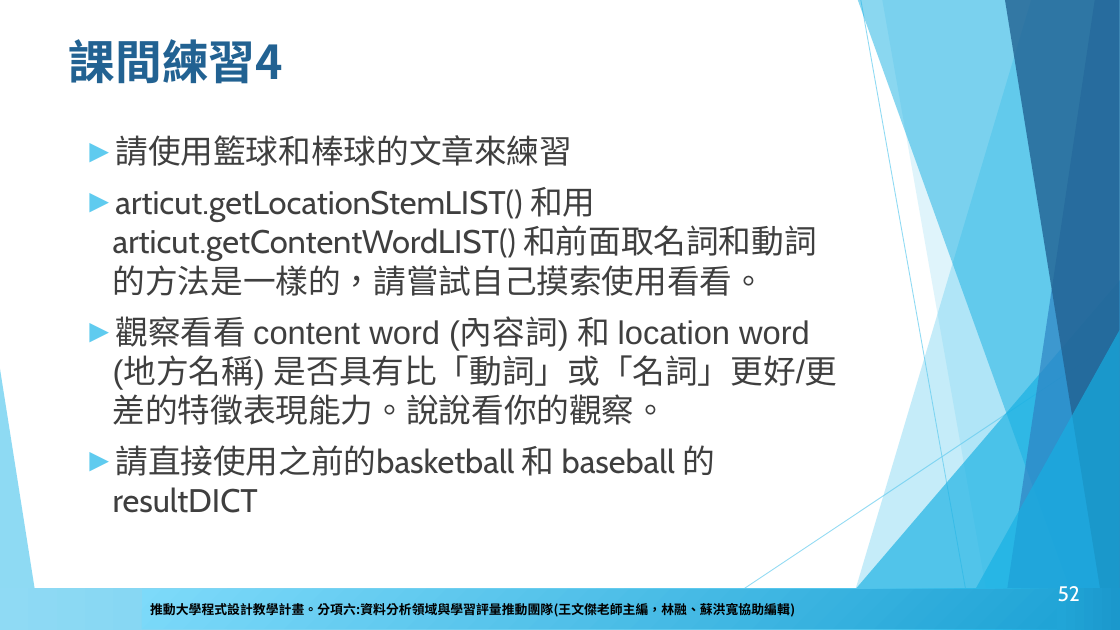
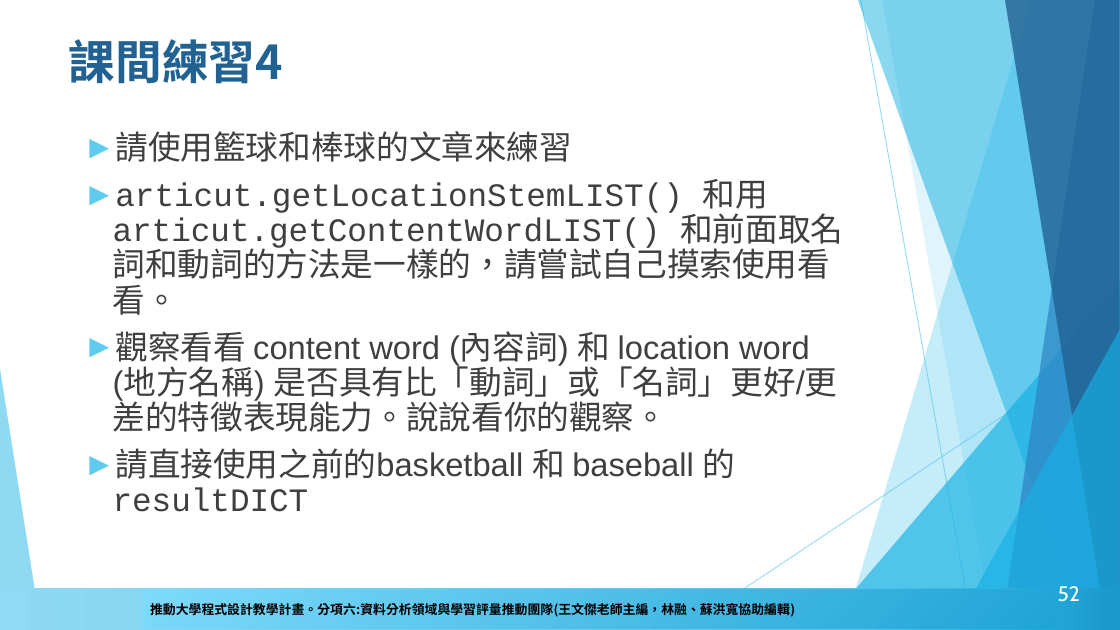
Before and after one commit to howardsukuan/textual-data-analysis-python, a slide deck: slide 52 of week02/文本分析與程式設計Week02.pptx. Drawn at 1120x630 pixels with LibreOffice and Linux fonts; fonts in the diff are those of the drawing; background and template pictures are left out. Boxes give left, top, right and bottom in pixels: in the first picture for what was removed or moved away, otherwise in the second. Text is boxed around its words. In the diff, an @@ line names an element or a change of style, - is before the commit and + after.

Commit message:
更新第二週連結(文章)

```diff
--- a/week02/文本分析與程式設計Week02.pptx
+++ b/week02/文本分析與程式設計Week02.pptx
@@ text "請使用籃球和棒球的文章來練習" at <box>113,131,843,512</box>: font Cabin to Arial in "請使用籃球和棒球的文章來練習", "和用 和前面取名詞和動詞的方法是一樣的，請嘗試自己摸索使用看看。", "請直接使用之前的basketball 和 baseball 的resultDICT"; font Cabin to Courier New in "articut.getLocationStemLIST() articut.getContentWordLIST()", "的resultDICT"; line spacing 1 to 0.9 @@
```
Also in this commit, not shown: 21 other slides changed.
